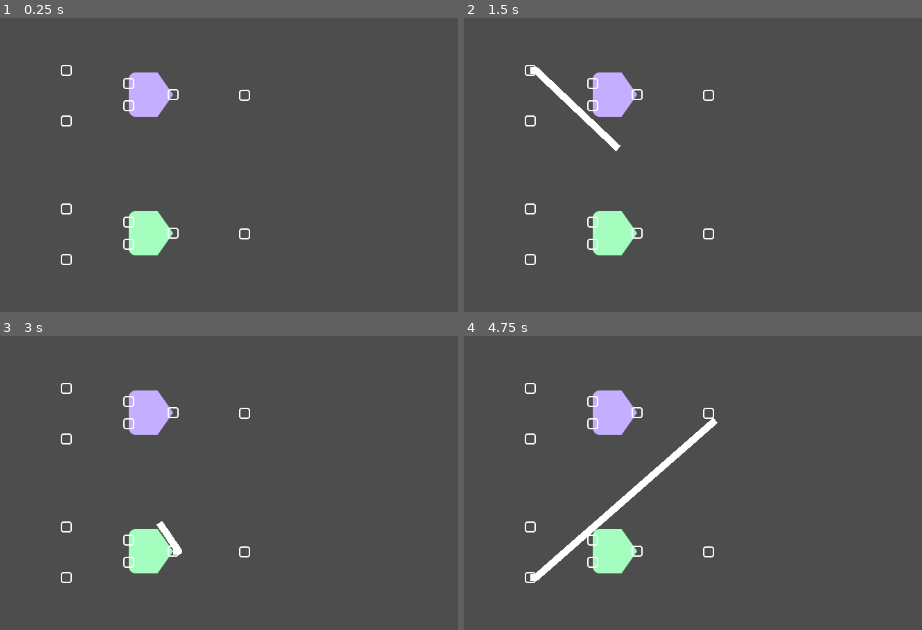
Above: before the commit, frames 1-4 (two rows, left to right).
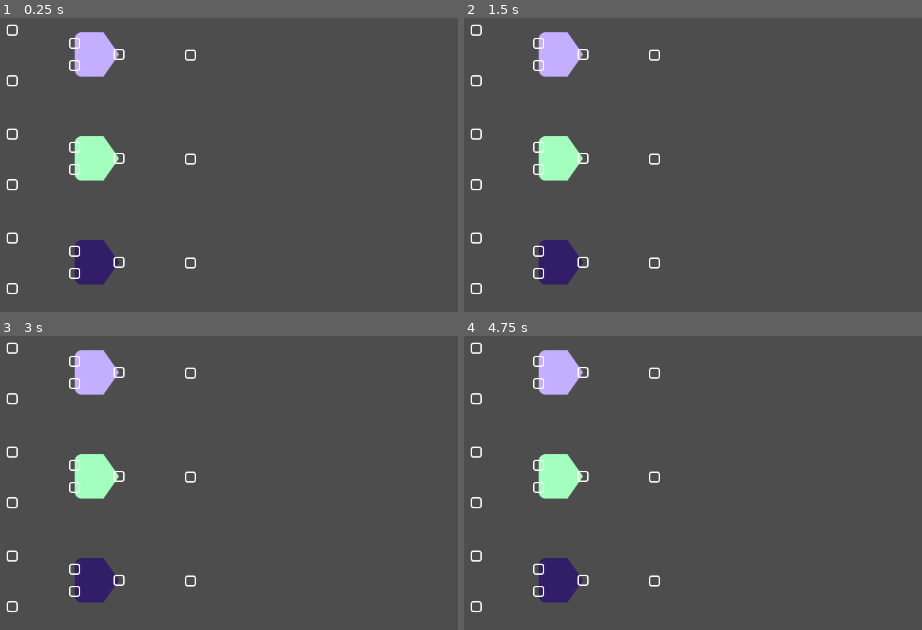
Above: after the commit, the same moments.

Repository: CUGG-2025-Puzzlers/detective-shrimp
Game: Godot game, scene res://scenes/casette_puzzle/gate_tests.tscn
Same seed, same stepped clock (60 frames per second), same inputs: the game is played once before the commit and once after it. This scene is started directly instead of the project's main scene.
Inputs (mouse positions are in pixels of both pictures, inside the frame that each line leads up to):
- Up to frame 1 (0.25 s): no input
- Up to frame 2 (1.5 s): tap Enter at 0.5 s; drag from (638, 94) to (917, 115) at 0.52 s; drag from (528, 70) to (793, 303) at 1.27 s
- Up to frame 3 (3 s): move the mouse to (64, 438) at 2.02 s; click (64, 438) at 2.17 s; tap Space at 2.75 s; drag from (174, 550) to (132, 465) at 2.77 s
- Up to frame 4 (4.75 s): drag from (528, 527) to (876, 532) at 3.52 s; drag from (528, 577) to (715, 421) at 4.27 s

The runs differ from the first frame. In frame 1, 7.3% of the frame differs, in the area x 1-55%, y 2-94%; in frame 2, 7.9%; in frame 3, 7.5%; in frame 4, 8.4%, in the area x 1-56%, y 2-94%.

Commit message:
Created NAND gate

Diff:
--- a/scenes/casette_puzzle/gate_tests.tscn
+++ b/scenes/casette_puzzle/gate_tests.tscn
@@ -1,68 +1,82 @@
-[gd_scene load_steps=5 format=3 uid="uid://dmqincd4yvheb"]
+[gd_scene load_steps=6 format=3 uid="uid://dmqincd4yvheb"]
 
 [ext_resource type="PackedScene" uid="uid://6irm70cy4miu" path="res://scenes/casette_puzzle/and_gate.tscn" id="1_icp3b"]
 [ext_resource type="PackedScene" uid="uid://d3h5vir0t0o3f" path="res://scenes/casette_puzzle/wire.tscn" id="2_x2hrl"]
 [ext_resource type="PackedScene" uid="uid://d1r8sisc3ep03" path="res://scenes/casette_puzzle/gate_input.tscn" id="3_3hsje"]
+[ext_resource type="PackedScene" uid="uid://bdv0ahcvmixa6" path="res://scenes/casette_puzzle/nand_gate.tscn" id="4_3hsje"]
 [ext_resource type="PackedScene" uid="uid://u6t6nj04n00i" path="res://scenes/casette_puzzle/or_gate.tscn" id="4_x2hrl"]
 
 [node name="Gate Tests" type="Node2D"]
 
 [node name="AND Test" type="Node2D" parent="."]
+position = Vector2(50, 50)
 
 [node name="AND Gate" parent="AND Test" instance=ExtResource("1_icp3b")]
-offset_left = 226.0
-offset_top = 119.0
-offset_right = 290.0
-offset_bottom = 183.0
+offset_left = 98.0
+offset_top = 11.0
+offset_right = 162.0
+offset_bottom = 75.0
 metadata/_edit_use_anchors_ = true
 
 [node name="Wire" parent="AND Test" instance=ExtResource("2_x2hrl")]
-offset_left = 128.0
-offset_top = 108.0
-offset_right = 144.0
-offset_bottom = 124.0
 metadata/_edit_use_anchors_ = true
 
 [node name="Wire2" parent="AND Test" instance=ExtResource("2_x2hrl")]
-offset_left = 128.0
-offset_top = 181.0
-offset_right = 144.0
-offset_bottom = 197.0
+offset_top = 73.0
+offset_bottom = 89.0
 metadata/_edit_use_anchors_ = true
 
 [node name="Gate Input" parent="AND Test" instance=ExtResource("3_3hsje")]
-offset_left = 385.0
-offset_top = 144.0
-offset_right = 401.0
-offset_bottom = 160.0
+offset_left = 257.0
+offset_top = 36.0
+offset_right = 273.0
+offset_bottom = 52.0
+metadata/_edit_use_anchors_ = true
+
+[node name="NAND Test" type="Node2D" parent="."]
+position = Vector2(50, 350)
+
+[node name="NAND Gate" parent="NAND Test" instance=ExtResource("4_3hsje")]
+offset_left = 98.0
+offset_top = 11.0
+offset_right = 162.0
+offset_bottom = 75.0
+
+[node name="Wire" parent="NAND Test" instance=ExtResource("2_x2hrl")]
+metadata/_edit_use_anchors_ = true
+
+[node name="Wire2" parent="NAND Test" instance=ExtResource("2_x2hrl")]
+offset_top = 73.0
+offset_bottom = 89.0
+metadata/_edit_use_anchors_ = true
+
+[node name="Gate Input" parent="NAND Test" instance=ExtResource("3_3hsje")]
+offset_left = 257.0
+offset_top = 36.0
+offset_right = 273.0
+offset_bottom = 52.0
 metadata/_edit_use_anchors_ = true
 
 [node name="OR Test" type="Node2D" parent="."]
-position = Vector2(0, 200)
+position = Vector2(50, 200)
 
 [node name="OR Gate" parent="OR Test" instance=ExtResource("4_x2hrl")]
-offset_left = 226.0
-offset_top = 119.0
-offset_right = 290.0
-offset_bottom = 183.0
+offset_left = 98.0
+offset_top = 11.0
+offset_right = 162.0
+offset_bottom = 75.0
 
 [node name="Wire" parent="OR Test" instance=ExtResource("2_x2hrl")]
-offset_left = 128.0
-offset_top = 108.0
-offset_right = 144.0
-offset_bottom = 124.0
 metadata/_edit_use_anchors_ = true
 
 [node name="Wire2" parent="OR Test" instance=ExtResource("2_x2hrl")]
-offset_left = 128.0
-offset_top = 181.0
-offset_right = 144.0
-offset_bottom = 197.0
+offset_top = 73.0
+offset_bottom = 89.0
 metadata/_edit_use_anchors_ = true
 
 [node name="Gate Input" parent="OR Test" instance=ExtResource("3_3hsje")]
-offset_left = 385.0
-offset_top = 144.0
-offset_right = 401.0
-offset_bottom = 160.0
+offset_left = 257.0
+offset_top = 36.0
+offset_right = 273.0
+offset_bottom = 52.0
 metadata/_edit_use_anchors_ = true
--- /dev/null
+++ b/scenes/casette_puzzle/nand_gate.tscn
@@ -0,0 +1,44 @@
+[gd_scene load_steps=5 format=3 uid="uid://bdv0ahcvmixa6"]
+
+[ext_resource type="Texture2D" uid="uid://b01tl21uouprl" path="res://textures/gate_shape_1.png" id="1_bwnpn"]
+[ext_resource type="Script" uid="uid://ffjiygib7dmm" path="res://scripts/casette_puzzle/nand_gate.gd" id="2_cnfh0"]
+[ext_resource type="PackedScene" uid="uid://d1r8sisc3ep03" path="res://scenes/casette_puzzle/gate_input.tscn" id="3_yx4en"]
+[ext_resource type="PackedScene" uid="uid://d3h5vir0t0o3f" path="res://scenes/casette_puzzle/wire.tscn" id="4_k8a2s"]
+
+[node name="NAND Gate" type="TextureRect" node_paths=PackedStringArray("inputs", "output")]
+self_modulate = Color(0.19652674, 0.11890001, 0.41, 1)
+offset_right = 64.0
+offset_bottom = 64.0
+texture = ExtResource("1_bwnpn")
+script = ExtResource("2_cnfh0")
+inputs = [NodePath("Gate Input"), NodePath("Gate Input2")]
+output = NodePath("Wire")
+
+[node name="Gate Input" parent="." instance=ExtResource("3_yx4en")]
+layout_mode = 0
+offset_left = -8.0
+offset_top = 8.0
+offset_right = 8.0
+offset_bottom = 24.0
+
+[node name="Gate Input2" parent="." instance=ExtResource("3_yx4en")]
+layout_mode = 0
+offset_left = -8.0
+offset_top = 40.0
+offset_right = 8.0
+offset_bottom = 56.0
+
+[node name="Wire" parent="." instance=ExtResource("4_k8a2s")]
+layout_mode = 1
+anchors_preset = 6
+anchor_left = 1.0
+anchor_top = 0.5
+anchor_right = 1.0
+anchor_bottom = 0.5
+offset_left = -8.0
+offset_top = -8.0
+offset_right = 8.0
+offset_bottom = 8.0
+grow_horizontal = 0
+grow_vertical = 2
+pivot_offset = Vector2(8, 8)
--- /dev/null
+++ b/scripts/casette_puzzle/nand_gate.gd
@@ -0,0 +1,18 @@
+class_name NandGate
+extends Gate
+
+# Evaluates the NAND gate
+func evaluate() -> void:
+	# Nullifies output if any null inputs
+	if has_null_connection():
+		output.change_state(null)
+		return
+
+	# Checks for any off connections
+	for input in inputs:
+		if not input.wire.state:
+			output.change_state(true)
+			return
+
+	# No off connections, set output to off
+	output.change_state(false)
Not shown, added: scripts/casette_puzzle/nand_gate.gd.uid
